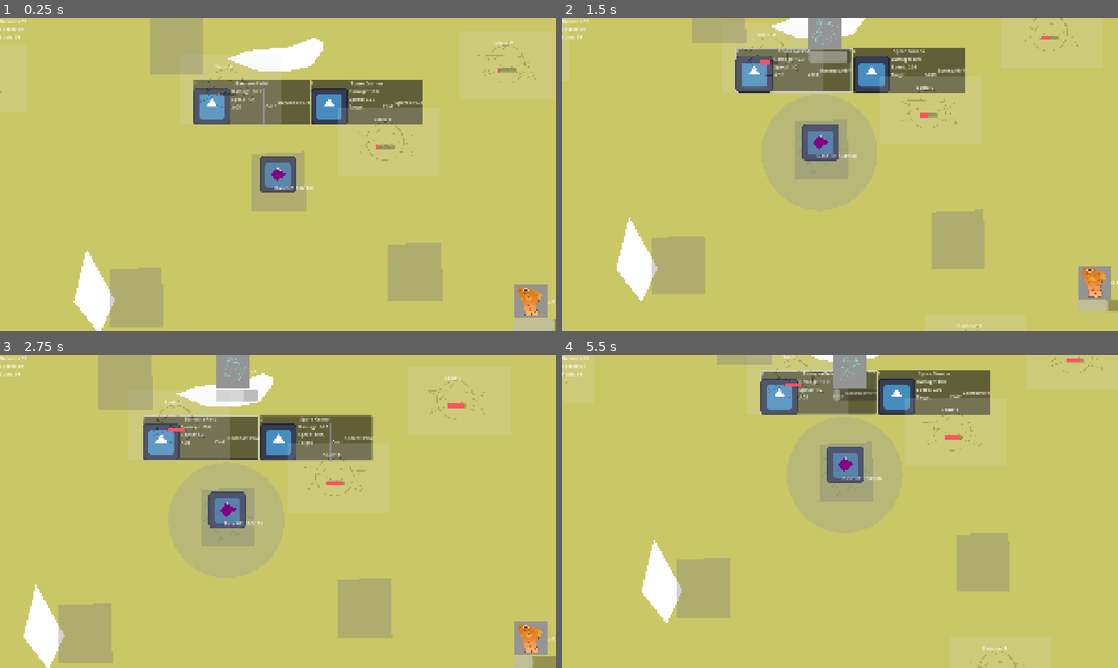
Above: before the commit, frames 1-4 (two rows, left to right).
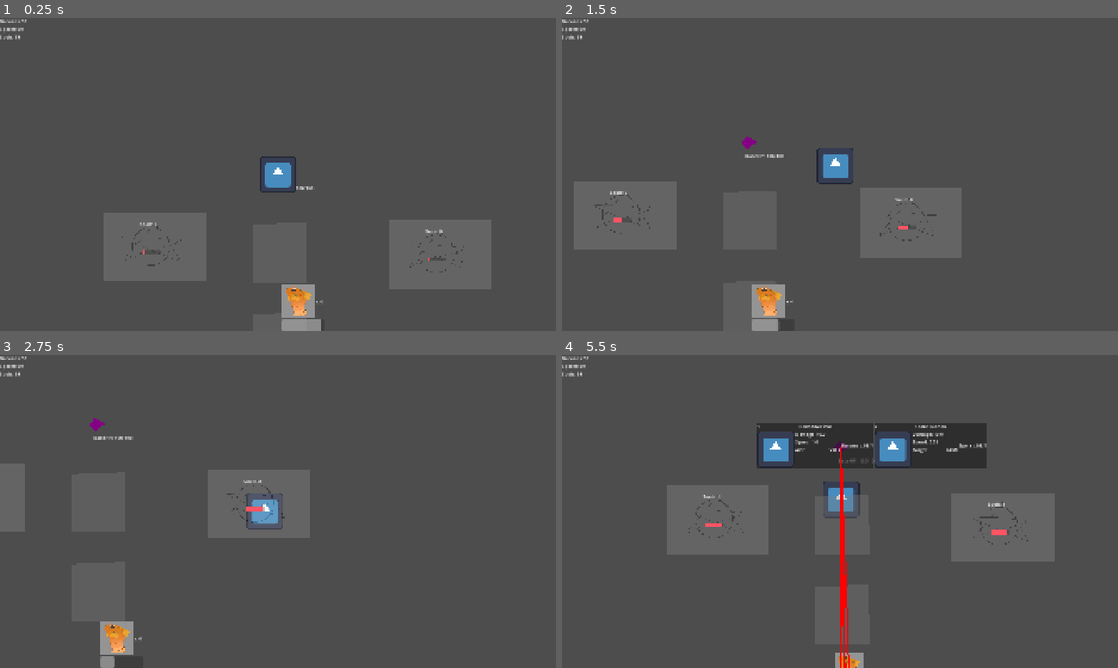
Above: after the commit, the same moments.

Repository: skeeeth/Allstar-Cult-Slip
Game: Godot game, scene res://Source/Level/World/Layouts/alt_world.tscn
Same seed, same stepped clock (60 frames per second), same inputs: the game is played once before the commit and once after it. Before the commit the project starts from res://Source/Level/World/World.tscn. The engine's default icon, where the game draws it, is replaced by a stand-in: a white triangle on a blue panel in a dark square.
Inputs:
- Up to frame 1 (0.25 s): no input
- Up to frame 2 (1.5 s): hold D (right) 0.53-1.28 s; hold E (Interact) 0.53-1.28 s; tap 1 (one) at 0.8, 1.35 s; hold S (down) from 1.28 s (still down)
- Up to frame 3 (2.75 s): tap E (Interact) at 1.55 s; release S (down) at 2.03 s; hold D (right) from 2.03 s (still down); hold E (Interact) from 2.03 s (still down); tap 1 (one) at 2.3 s
- Up to frame 4 (5.5 s): release D (right) at 2.78 s; release E (Interact) at 2.78 s; hold W (up) 2.78-3.53 s; tap 1 (one) at 2.85, 3.8, 5.3 s; tap E (Interact) at 3.05, 4.55 s; hold 3 (three) 3.53-4.28 s; hold A (left) 3.53-5.03 s; tap 2 (two) at 4.35 s; hold S (down) from 5.03 s (still down); hold E (Interact) from 5.03 s (still down)

The runs differ from the first frame. In frame 1, 97% of the frame differs, in the area x 0-100%, y 0-100%; in frame 2, 98%; in frame 3, 98%; in frame 4, 98%.
Error before the commit: Parse Error: Too many arguments for "slip()" call. Expected at most 0 but received 1. (res://Source/Interactable/Towers/Tower.gd:85)

Commit message:
Slipping

Diff:
--- a/Resources/Towers/BananaField.tres
+++ b/Resources/Towers/BananaField.tres
@@ -10,5 +10,10 @@
 cost = Dictionary[String, int]({
 "Bananas": 4
 })
+trigger_condition = 2
+effects = Dictionary[int, float]({
+0: 10.0,
+2: 0.5
+})
 area_size = 200.0
 metadata/_custom_type_script = "uid://dlv0kunqio4rh"
--- a/Source/Interactable/Towers/Tower.gd
+++ b/Source/Interactable/Towers/Tower.gd
@@ -42,7 +42,10 @@
 	match data.trigger_condition:
 		TowerData.trigger_conditions.ENTRY:
 			targets.append(u)
-			trigger_single(u)
+			u.create_tween().tween_callback(\
+					trigger_single.bind(u)).set_delay(
+							data.trigger_time * randf())
+			#trigger_single(u)
 			targets.erase(u)
 		TowerData.trigger_conditions.AREA_TIME:
 			targets.append(u)
--- a/Source/Level/UI/Wave Indicator/wave_indicator.gd
+++ b/Source/Level/UI/Wave Indicator/wave_indicator.gd
@@ -43,7 +43,7 @@
 	#print(progress_bar.value)
 	if progress_bar.value <= 0 and visible:
 		visible = false
-		var new_tween = create_tween()
+		var new_tween = self.create_tween()
 		new_tween.tween_callback(instance_unit).set_delay(interval)
 		new_tween.set_loops(quota)
 		new_tween.finished.connect(queue_free)
--- a/Source/Level/World/Base/Base.tscn
+++ b/Source/Level/World/Base/Base.tscn
@@ -4,7 +4,7 @@
 
 [sub_resource type="CircleShape2D" id="CircleShape2D_1g6ak"]
 
-[node name="Node2D" type="Node2D" unique_id=60688362]
+[node name="Base" type="Node2D" unique_id=60688362]
 script = ExtResource("1_1g6ak")
 
 [node name="Area2D" type="Area2D" parent="." unique_id=694330141]
--- a/Source/Level/World/EnemyInstancer.gd
+++ b/Source/Level/World/EnemyInstancer.gd
@@ -14,7 +14,7 @@
 
 @onready var hud: CanvasLayer = $"../Camera2D/Hud"
 @onready var camera_2d: Camera2D = $"../Camera2D"
-@export var next_delay:float = 30
+@export var next_delay:float = 4
 
 func _ready() -> void:
 	wave_timer.wait_time = next_delay
--- /dev/null
+++ b/Source/Level/World/Layouts/Level Boillerplate.tscn
@@ -0,0 +1,56 @@
+[gd_scene format=3 uid="uid://bd2ql28wugssl"]
+
+[ext_resource type="PackedScene" uid="uid://ditooupt0qhfe" path="res://Source/Level/World/Base/Base.tscn" id="1_sci35"]
+[ext_resource type="PackedScene" uid="uid://cy4yi78sjmjxq" path="res://Source/Unit/Player/Player.tscn" id="2_3f5qe"]
+[ext_resource type="PackedScene" uid="uid://cid0wtr1vxp4v" path="res://Source/Level/UI/Hud.tscn" id="3_fh8u3"]
+[ext_resource type="Script" uid="uid://dvsly52jeeslf" path="res://Source/Level/World/EnemyInstancer.gd" id="4_ox7bk"]
+[ext_resource type="Script" uid="uid://c7wrjd2iicq8d" path="res://Source/Unit/Enemy/EnemyData.gd" id="5_bdt5v"]
+[ext_resource type="Resource" uid="uid://gqmr0ddmbdrc" path="res://Source/Unit/Enemy/Types/fishman.tres" id="6_r7h8d"]
+[ext_resource type="Resource" uid="uid://cj0yyeyswjuh8" path="res://Source/Unit/Enemy/Types/crawler.tres" id="7_33axt"]
+[ext_resource type="Resource" uid="uid://cvo1jnm1f8mam" path="res://Source/Unit/Enemy/Types/jellady.tres" id="8_6nku2"]
+[ext_resource type="PackedScene" uid="uid://bxuwbl1bbb4a0" path="res://Source/Interactable/Tower Site/TowerSite.tscn" id="9_3f5qe"]
+[ext_resource type="PackedScene" uid="uid://ofx71x0hbi23" path="res://Source/Interactable/Circle/ResourceCircle.tscn" id="10_fh8u3"]
+
+[sub_resource type="NavigationPolygon" id="NavigationPolygon_sci35"]
+vertices = PackedVector2Array(3227.5703, 1446.0625, -2234.711, 1469.9375, -1525.2969, -1005.5703, 2194.289, -1298.4375)
+polygons = Array[PackedInt32Array]([PackedInt32Array(0, 1, 2, 3)])
+outlines = Array[PackedVector2Array]([PackedVector2Array(2201, -1309, -1533, -1015, -2248, 1480, 3242, 1456)])
+
+[node name="Alt World" type="Node2D" unique_id=1815319325]
+
+[node name="Node2D" parent="." unique_id=60688362 instance=ExtResource("1_sci35")]
+
+[node name="Player" parent="." unique_id=1190391921 instance=ExtResource("2_3f5qe")]
+
+[node name="Camera2D" type="Camera2D" parent="." unique_id=639697338]
+limit_smoothed = true
+position_smoothing_enabled = true
+
+[node name="Hud" parent="Camera2D" unique_id=1382983244 instance=ExtResource("3_fh8u3")]
+
+[node name="Spawn Points" type="Node2D" parent="." unique_id=1088585131]
+
+[node name="One" type="Node2D" parent="Spawn Points" unique_id=2080853920]
+
+[node name="Node" type="Node" parent="." unique_id=1194797147 node_paths=PackedStringArray("spawn_points")]
+script = ExtResource("4_ox7bk")
+enemy_pool = Array[ExtResource("5_bdt5v")]([ExtResource("6_r7h8d"), ExtResource("7_33axt"), ExtResource("8_6nku2")])
+spawn_points = [NodePath("../Spawn Points/One")]
+
+[node name="Timer" type="Timer" parent="Node" unique_id=1598588193]
+one_shot = true
+
+[node name="NavigationRegion2D" type="NavigationRegion2D" parent="." unique_id=398621725]
+navigation_polygon = SubResource("NavigationPolygon_sci35")
+
+[node name="TowerSite2" parent="." unique_id=6569348 instance=ExtResource("9_3f5qe")]
+position = Vector2(0, 588)
+
+[node name="TowerSite" parent="." unique_id=655530917 instance=ExtResource("9_3f5qe")]
+position = Vector2(0, 278)
+
+[node name="ResourceCircle" parent="." unique_id=2118307154 instance=ExtResource("10_fh8u3")]
+position = Vector2(548, 270)
+
+[node name="ResourceCircle2" parent="." unique_id=406328258 instance=ExtResource("10_fh8u3")]
+position = Vector2(-437, 245)
--- /dev/null
+++ b/Source/Level/World/Layouts/alt_world.tscn
@@ -0,0 +1,8 @@
+[gd_scene format=3 uid="uid://dia8knv63kqum"]
+
+[ext_resource type="PackedScene" uid="uid://bd2ql28wugssl" path="res://Source/Level/World/Layouts/Level Boillerplate.tscn" id="1_6u65b"]
+
+[node name="Alt World" unique_id=1815319325 instance=ExtResource("1_6u65b")]
+
+[node name="One" parent="Spawn Points" parent_id_path=PackedInt32Array(1088585131) index="0" unique_id=2080853920]
+position = Vector2(13, 1155)
--- a/Source/Unit/Enemy/enemy.gd
+++ b/Source/Unit/Enemy/enemy.gd
@@ -58,6 +58,18 @@
 	queue_free()
 
 
+func slip(amount:float):
+
+	var startup = 0.05
+	var slipping = self.create_tween()
+	slipping.set_ease(Tween.EASE_IN_OUT)
+	slipping.tween_property(sprite,"rotation",PI/2.0,startup).set_trans(Tween.TRANS_BOUNCE)
+	slipping.parallel().tween_property(self,"movespeed",0.0,startup*1.3)
+
+
+	slipping.tween_property(self,"movespeed",movespeed,startup).set_delay(amount+startup)
+	slipping.parallel().tween_property(sprite,"rotation",0,startup).set_delay(amount)
+
 
 #func _on_boid_area_area_entered(area: Area2D) -> void:
 	#var parent = area.get_parent()
--- a/Source/Unit/UnitClass.gd
+++ b/Source/Unit/UnitClass.gd
@@ -21,7 +21,7 @@
 	if current_health <= 0:
 		die()
 
-func slip():
+func slip(_amount:float):
 	pass
 
 func die():
--- a/project.godot
+++ b/project.godot
@@ -11,7 +11,7 @@
 [application]
 
 config/name="Cult Slip"
-run/main_scene="uid://cwmkbm6iabqwd"
+run/main_scene="uid://dia8knv63kqum"
 config/features=PackedStringArray("4.7", "GL Compatibility")
 config/icon="res://icon.svg"
 
